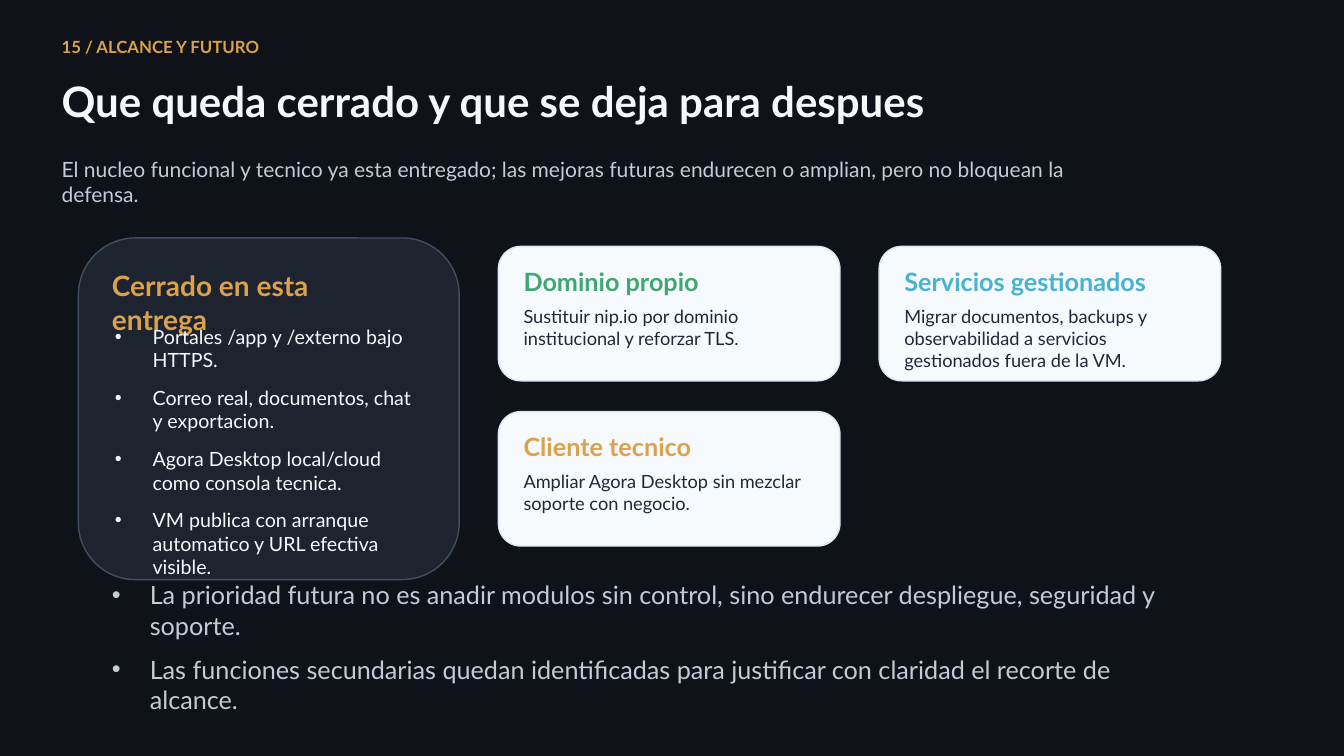
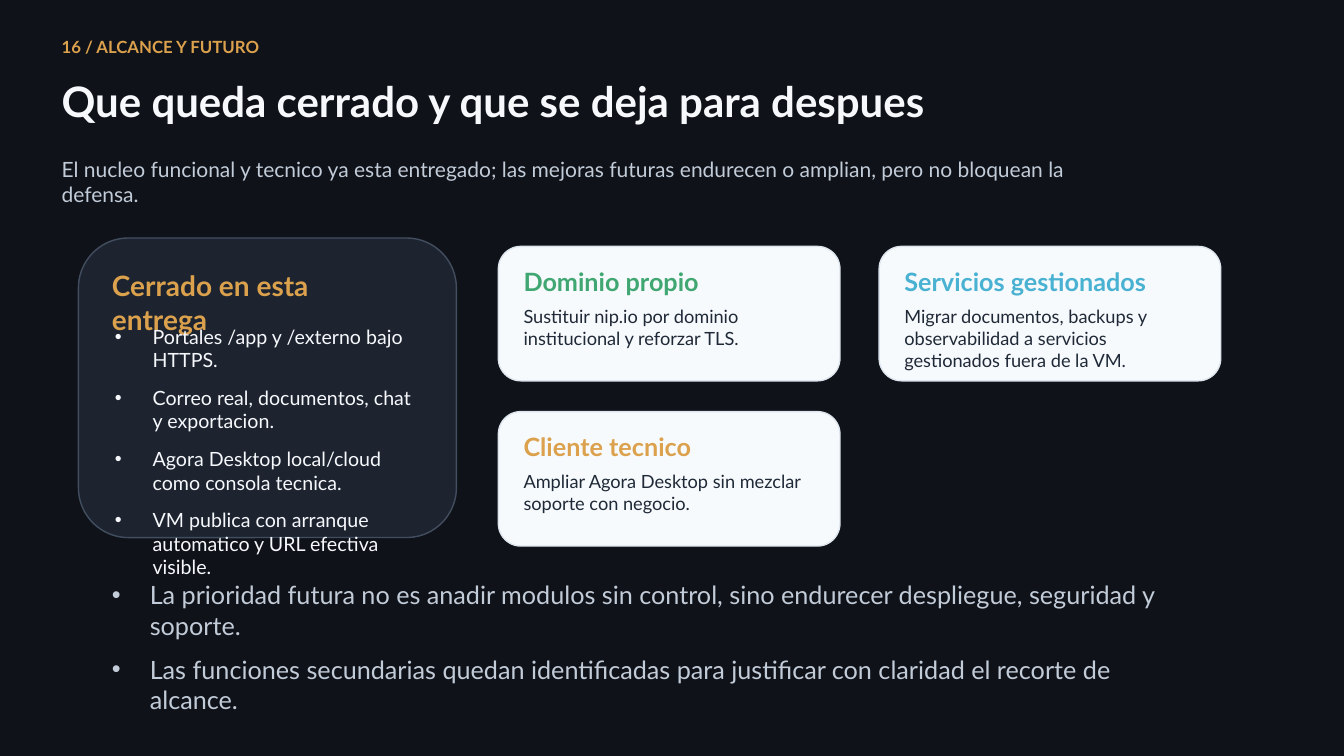
Before and after one commit to lmendez861/TFG-Agora, a slide deck: slide 17 of docs/presentacion-defensa-final.pptx (slide 16 before the commit). Drawn at 1344x756 pixels with LibreOffice and Linux fonts; fonts in the diff are those of the drawing. Boxes give left, top, right and bottom in pixels: in the first picture for what was removed or moved away, otherwise in the second. Text is boxed around its words. In the diff, an @@ line names an element or a change of style, - is before the commit and + after.

```diff
--- a/docs/presentacion-defensa-final.pptx
+++ b/docs/presentacion-defensa-final.pptx
@@ text at [62, 40, 259, 53]: text changed @@
-15 / ALCANCE Y FUTURO
+16 / ALCANCE Y FUTURO
@@ rounded rectangle: place and size @@
-rounded rectangle at [79, 238, 460, 580]
+rounded rectangle at [79, 238, 457, 537]
```
Also in this commit, not shown: 8 other slides changed, 1 slide added, 2 other files.
